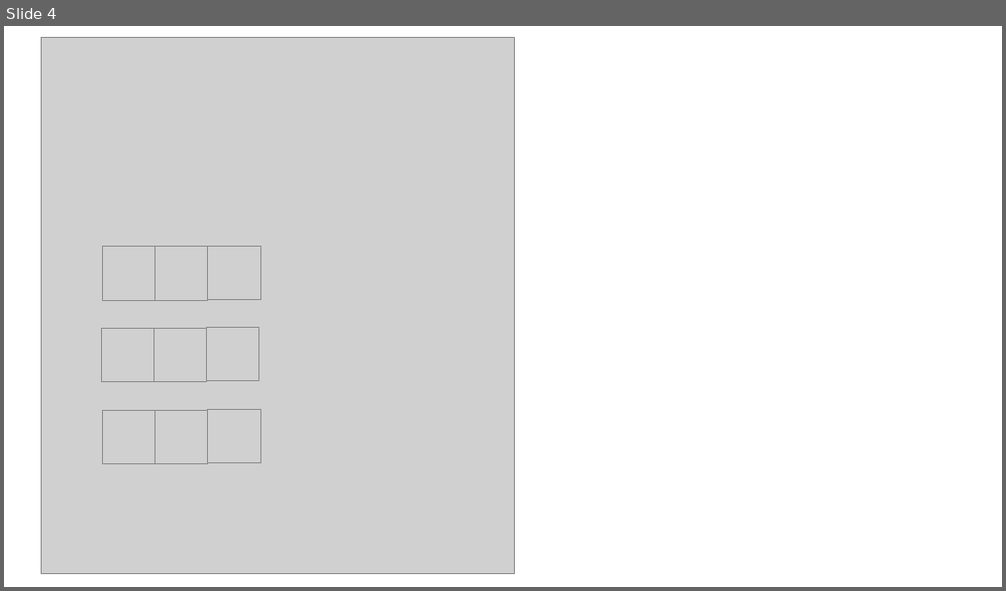
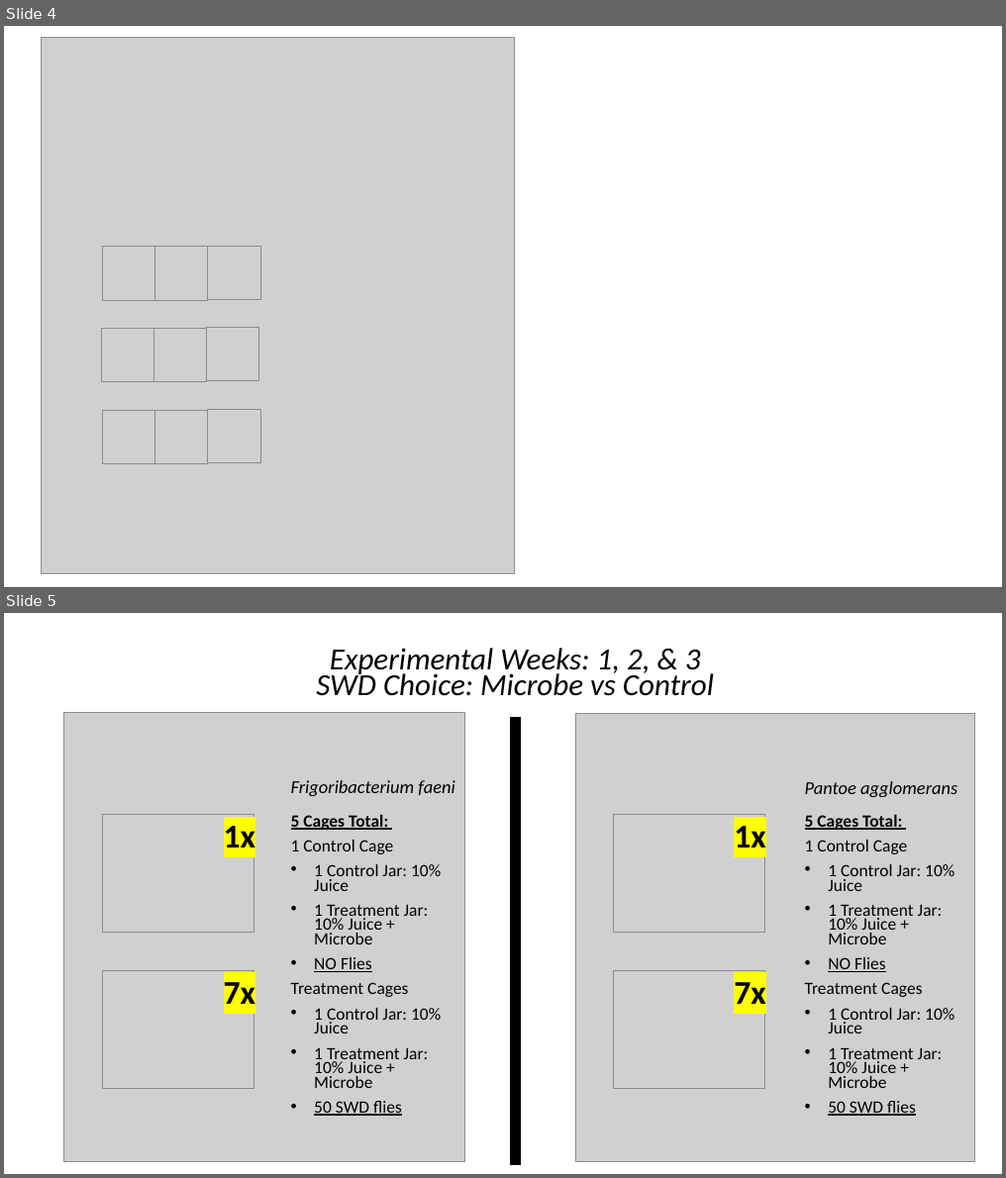
Before and after one commit to jamestbrown5/archive_BACandBlue, a slide deck: Documents/20191003_WongBeck_SWDGrant Slides.pptx. Shown one above the other, each under a label of ours: slide 4 before the commit, slides 4 and 5 after it. The pictures are 1006x591 and 1006x1178 pixels, drawn with LibreOffice and Linux fonts; fonts in the diff are those of the drawing; grey boxes stand for pictures; background and template pictures are left out. Boxes give left, top, right and bottom in pixels: in the first picture for what was removed or moved away, otherwise in the second. Text is boxed around its words. In the diff, an @@ line names an element or a change of style, - is before the commit and + after.

```diff
--- a/Documents/20191003_WongBeck_SWDGrant Slides.pptx
+++ b/Documents/20191003_WongBeck_SWDGrant Slides.pptx
@@ slide 5 added at [4,613,1002,1174], background #FFFFFF @@
@@ text added at [316,648,714,696], 29.6 pt, text #000000, italic @@
+Experimental Weeks: 1, 2, & 3
+SWD Choice: Microbe vs Control
@@ picture added at [63,713,465,1162] @@
@@ line added from (515, 717) to (515, 1165), #000000 10 pt @@
@@ picture added at [575,713,975,1161] @@
@@ text added at [291,780,454,796], 17.6 pt, text #000000, italic @@
+Frigoribacterium faeni
@@ text added at [805,781,957,797], 17.6 pt, text #000000, italic @@
+Pantoe agglomerans
@@ text added at [291,814,441,1116], 16.6 pt, text #000000 @@
+5 Cages Total:
+1 Control Cage
+• 1 Control Jar: 10% Juice
+• 1 Treatment Jar: 10% Juice + Microbe
+• NO Flies
+Treatment Cages
+• 1 Control Jar: 10% Juice
+• 1 Treatment Jar: 10% Juice + Microbe
+• 50 SWD flies
@@ text added at [805,814,954,1116], 16.6 pt, text #000000 @@
+5 Cages Total:
+1 Control Cage
+• 1 Control Jar: 10% Juice
+• 1 Treatment Jar: 10% Juice + Microbe
+• NO Flies
+Treatment Cages
+• 1 Control Jar: 10% Juice
+• 1 Treatment Jar: 10% Juice + Microbe
+• 50 SWD flies
@@ group added at [103,815,255,1088]: 2 pictures, 2 texts @@
+1x
+7x
@@ group added at [614,815,765,1088]: 2 pictures, 2 texts @@
+1x
+7x
```
Also in this commit, not shown: 2 other files.
